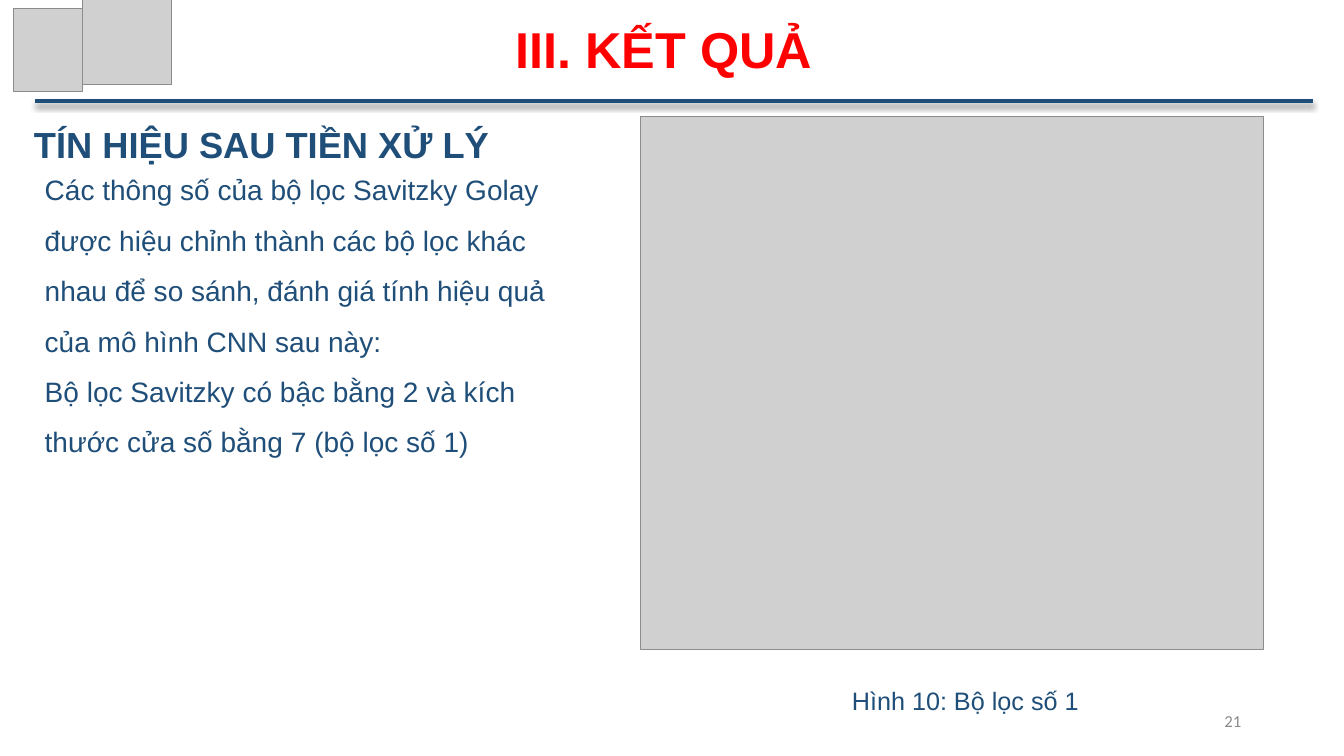
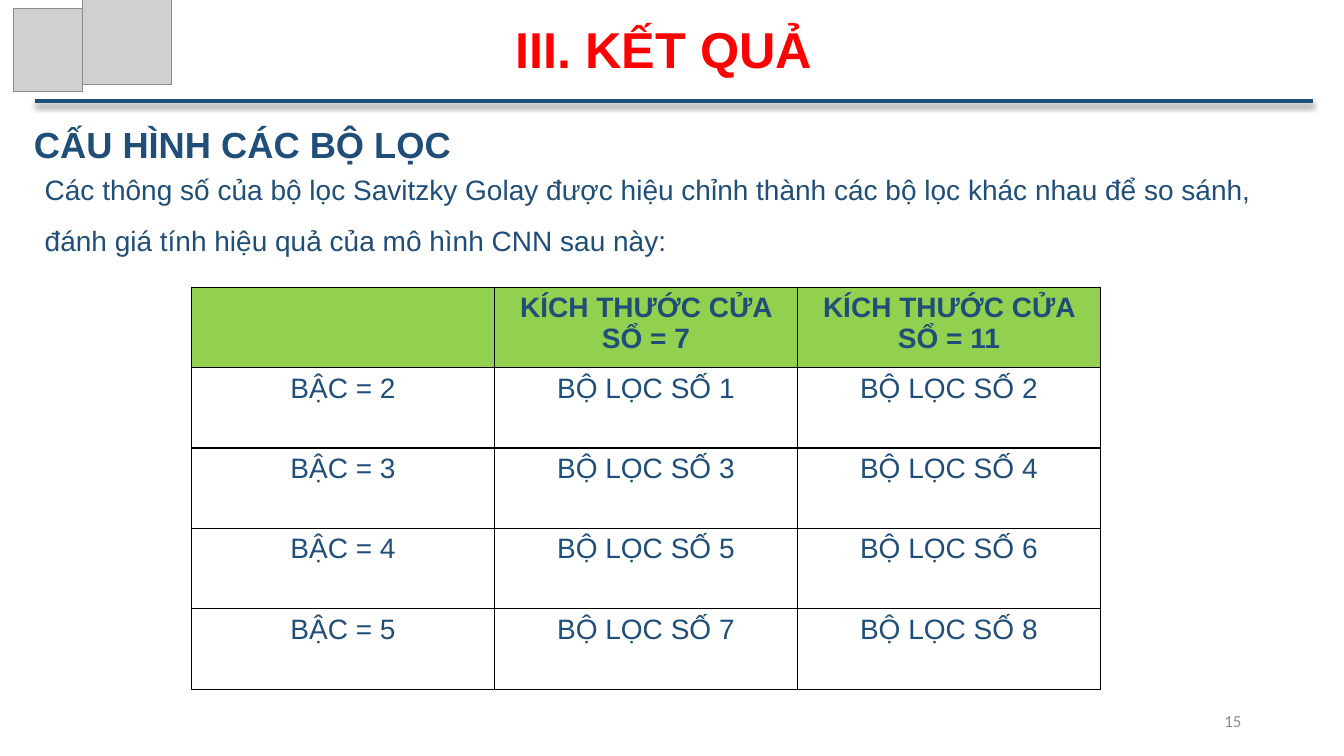
Before and after one commit to ThuTrongNguyen/Thesis, a slide deck: slide 15 of SlideBaoCao_NguyenTrongThu.pptx (slide 21 before the commit). Drawn at 1344x756 pixels with LibreOffice and Linux fonts; fonts in the diff are those of the drawing; grey boxes stand for pictures. Boxes give left, top, right and bottom in pixels: in the first picture for what was removed or moved away, otherwise in the second. Text is boxed around its words. In the diff, an @@ line names an element or a change of style, - is before the commit and + after.

```diff
--- a/SlideBaoCao_NguyenTrongThu.pptx
+++ b/SlideBaoCao_NguyenTrongThu.pptx
@@ picture removed at [640, 117, 1264, 650] @@
@@ text at [34, 130, 450, 165]: text changed @@
-TÍN HIỆU SAU TIỀN XỬ LÝ
+CẤU HÌNH CÁC BỘ LỌC
@@ table added at [192, 287, 1102, 690], 5 rows, 3 columns @@
+ | KÍCH THƯỚC CỬA SỔ = 7 | KÍCH THƯỚC CỬA SỔ = 11
+BẬC = 2 | BỘ LỌC SỐ 1 | BỘ LỌC SỐ 2
+BẬC = 3 | BỘ LỌC SỐ 3 | BỘ LỌC SỐ 4
+BẬC = 4 | BỘ LỌC SỐ 5 | BỘ LỌC SỐ 6
+BẬC = 5 | BỘ LỌC SỐ 7 | BỘ LỌC SỐ 8
@@ text at [45, 380, 515, 457]: paragraph removed @@
-Bộ lọc Savitzky có bậc bằng 2 và kích thước cửa số bằng 7 (bộ lọc số 1)
@@ text removed at [852, 690, 1079, 714] @@
-Hình 10: Bộ lọc số 1
@@ page number at [1224, 716, 1241, 727]: text changed @@
-21
+15
```
Also in this commit, not shown: 1 other slide changed, 7 slides removed, 1 other file.
